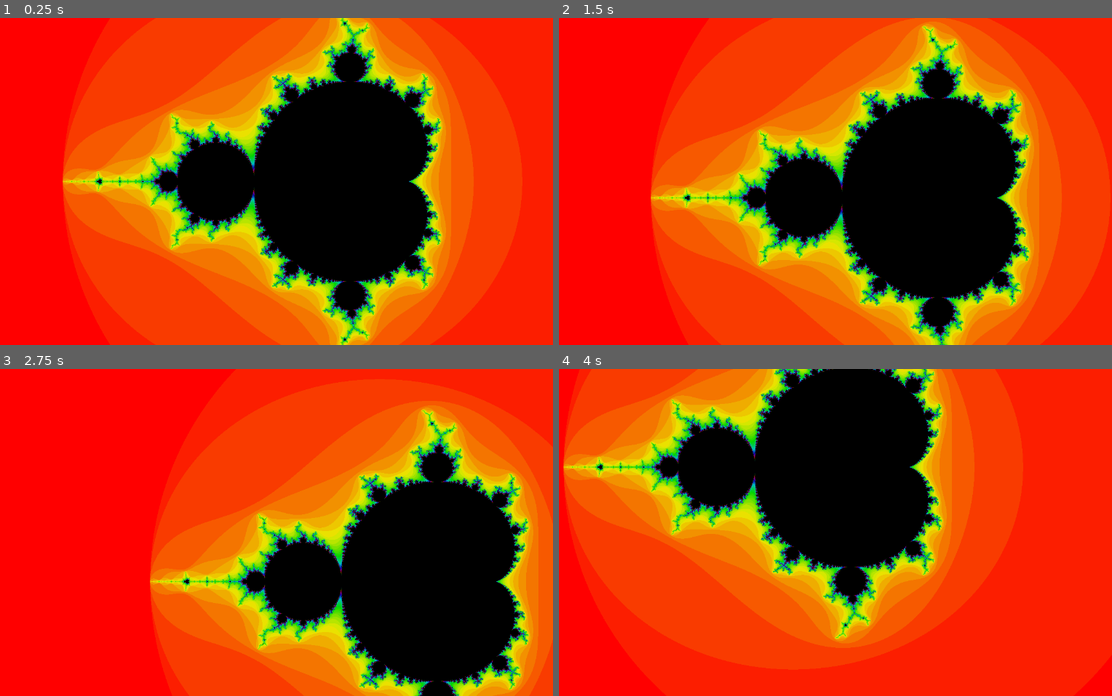
Above: before the commit, frames 1-4 (two rows, left to right).
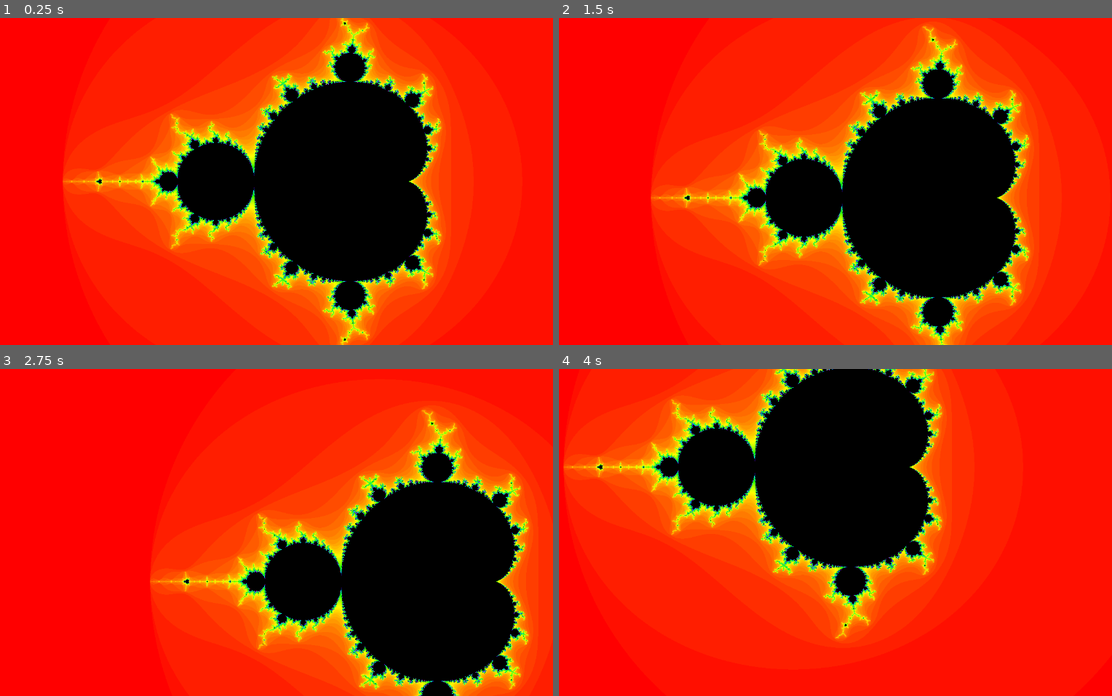
Above: after the commit, the same moments.

Repository: bliepp/mandelbrot_set_godot
Game: Godot game, scene res://scenes/Main2D.tscn
Two runs of this game, one before a commit and one after it. Both use one fixed random seed, a clock stepped at 60 frames per second and the inputs below.
Inputs (mouse positions are in pixels of both pictures, inside the frame that each line leads up to):
- Up to frame 1 (0.25 s): no input
- Up to frame 2 (1.5 s): tap Enter at 0.5 s; move the mouse to (951, 165) at 0.52 s; tap F at 0.6 s; click (951, 165) at 0.67 s; tap Space at 1.25 s; drag from (702, 197) to (791, 246) at 1.27 s
- Up to frame 3 (2.75 s): tap Enter at 2 s; move the mouse to (320, 460) at 2.02 s; tap F at 2.1 s; click (320, 460) at 2.17 s
- Up to frame 4 (4 s): tap Space at 2.75 s; drag from (791, 597) to (647, 483) at 2.77 s; tap Enter at 3.5 s; move the mouse to (995, 581) at 3.52 s; tap F at 3.6 s; click (995, 581) at 3.67 s

The runs differ from the first frame. In frame 1, 53% of the frame differs, in the area x 11-95%, y 0-100%; in frame 2, 53%; in frame 3, 43%; in frame 4, 45%.

Commit message:
Change color scheme (sharpened), add screenshot count

Diff:
--- a/scripts/ColorRect.gd
+++ b/scripts/ColorRect.gd
@@ -2,6 +2,8 @@
 
 var size
 var mat
+
+var screenshot_count = 0
 
 var draggable = false
 
@@ -36,11 +38,11 @@
 	# increase/decrease iterations
 	if event is InputEventKey and event.pressed:
 		if event.scancode == KEY_PLUS:
-			details(+1)
+			details(+10)
 		if event.scancode == KEY_MINUS:
-			details(-1)
+			details(-10)
 		if event.scancode == KEY_F:
-			screenshot("screenshot.png")
+			screenshot("screenshot_%06d.png" % screenshot_count)
 
 	# zoom in/out
 	if event is InputEventMouseButton and event.button_index == BUTTON_WHEEL_UP:
--- a/shaders/mandelbrot.shader
+++ b/shaders/mandelbrot.shader
@@ -45,5 +45,5 @@
 		i++;
 	}
 	float m = float(i)/float(iterations);
-	COLOR.rgb = hsv(2.0*360.0*m, 1.0, 1.0-m);
+	COLOR.rgb = hsv(360.0*m * 1.0, 1.0, ceil(1.0-1.1*m));
 }
